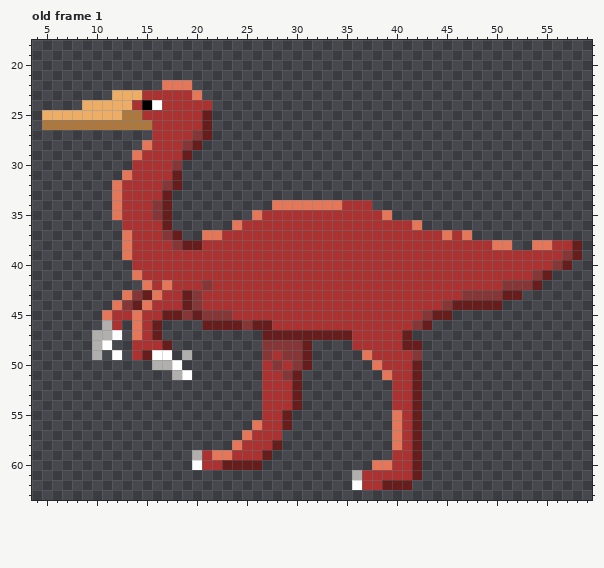
One commit to this pixel-art file: Art/Raw Files/Quarksadonis-0052.aseprite. The picture above was drawn from the file before the commit.
64x64 pixels, 1 frame. Shown: old frame 1: x 4..59, y 18..63. The commit also changed other frames, which this record leaves out.
The same view after the edit:
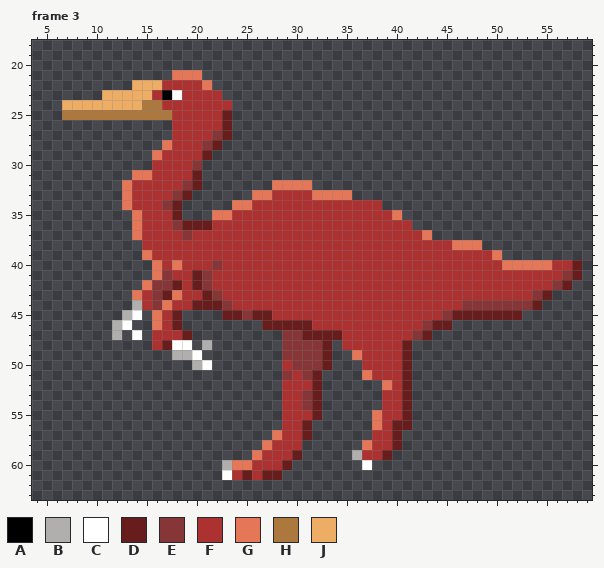
Palette (. is transparent): A #000000  B #b1aeae  C #ffffff  D #681d1d  E #863636  F #ac3232  G #e57658  H #ad783d  J #eead64
A new or re-ordered frame is compared with the old frame closest to it.
The exact change:
frames 1 -> 8
Changed rows in their new state; - is an unchanged pixel.
Frame 3 is new; against old frame 1:
first column x 5:
21 -------------GGG--------------------------------------
22 ---------JJJFFFFG-------------------------------------
23 ------J---J-AC-FFF------------------------------------
24 --JJ-----JHH-----FF-----------------------------------
25 ..HHHHHH--HHH---FFD-----------------------------------
26 .............---FFD-----------------------------------
27 -----------..--FFED-----------------------------------
28 ----------..G-FFED------------------------------------
29 ---------..G--FFD-------------------------------------
30 ---------..--FFE--------------------------------------
31 --------.GG--FFD--------------------------------------
32 -------.G---FFED-------GGGG---------------------------
33 -------.G---FED------GGFFFFGGGG-----------------------
34 -------.G--FED-----GGFFFFFFFFF---F--------------------
35 -------..G-FFD---GGFFF------------FG------------------
36 --------.G--FEDDDFFF-----------------.----------------
37 --------.G--FFEFFF--------------------G....-----------
38 --------..---FFF-------------------------GGG...--.....
39 --------..G----------------------------------G........
40 ---------..G-G---E----------------------------GGGGGFFD
41 ---------..GE--DE--------------------------------FFFED
42 -----------EED-D------------------------------FFFFFED-
43 --------.GFEDGFFDE------------------------FFFFFFFED---
44 -------..BFEG-FDDDE---------------------FFEEEEEEED----
45 ------..BC.GF-....DDEDD---------------FFEDDDDDDD------
46 ------.BC..GFD--......-DDDD----------FEDD-------------
47 -----..B-C.FFFD-------..EE----F-----FED---------------
48 -----..--..--CC-B-----..--EED-F------.----------------
49 -----.-.-....B-C------..--EED--GF---D.----------------
50 -----------...-BC-----..--EED---FF--D.----------------
51 -------------..-------..-FED----GFF-D.----------------
52 ----------------------..-FFD------G-D.----------------
53 ----------------------..-FED------F-D.----------------
54 ----------------------..-FED------F-D.----------------
55 ----------------------..FFFD-----GFFD.----------------
56 ---------------------...FFD------GFDD.----------------
57 --------------------...GFFD------FFD..----------------
58 -------------------...GFFF------GFFD..----------------
59 ---------------......GFFFD-----BFFD...----------------
60 ---------------...BGGFFFD-------C.....----------------
61 ------------------CFDFDD-------.......----------------
62 -------------------------------......-----------------
Pixel boxes of the changes (left, top, right, bottom) in both pictures:
changed: (42, 70, 582, 490)
